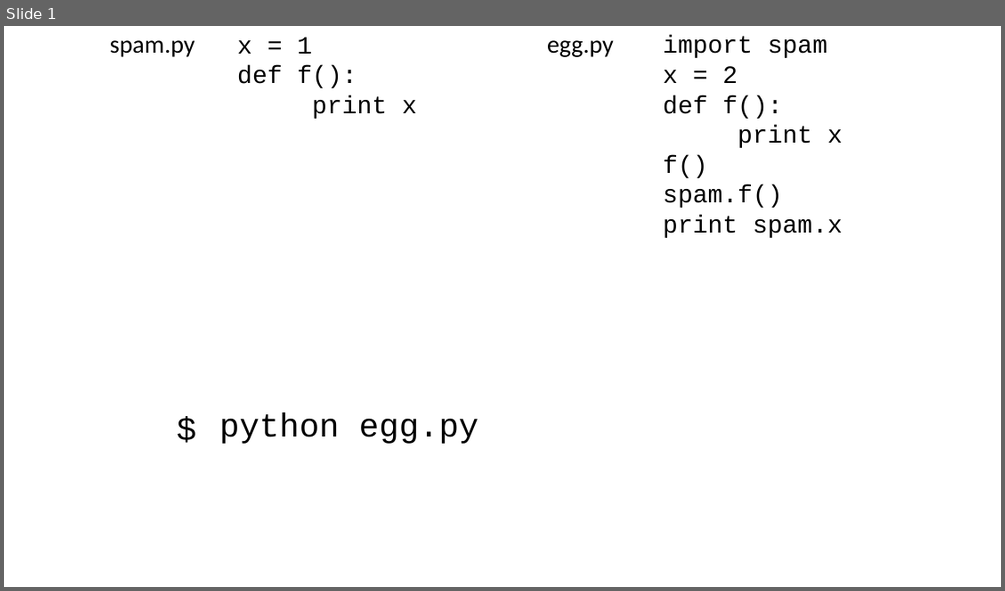
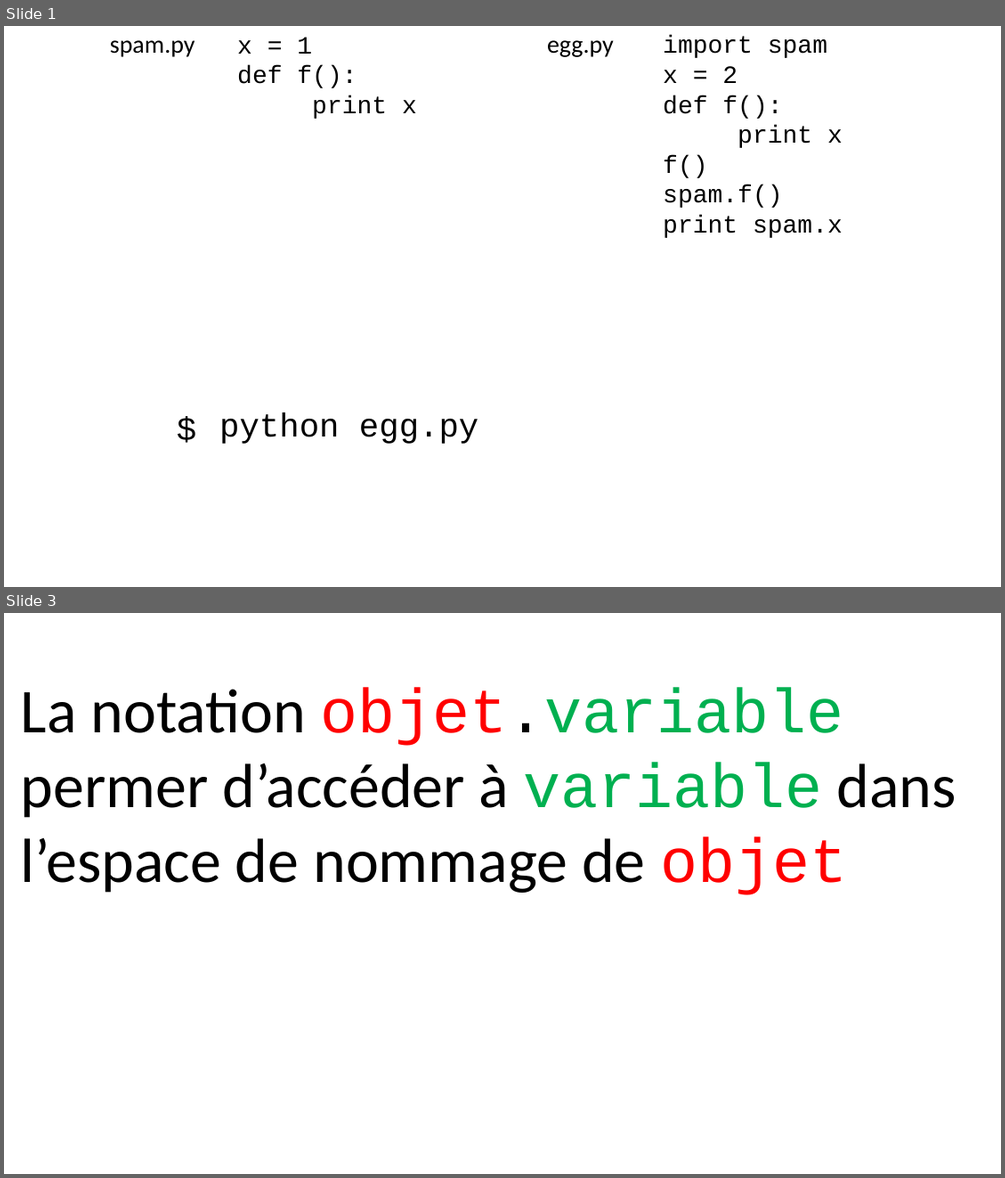
Before and after one commit to parmentelat/flotpython-archive, a slide deck: semaine5/CO12AL-W5-VIDEO01-SLIDE01.pptx. Shown one above the other, each under a label of ours: slide 1 before the commit, slides 1 and 3 after it; the slides between them are not shown. The pictures are 1005x591 and 1005x1178 pixels, drawn with LibreOffice and Linux fonts; fonts in the diff are those of the drawing. Boxes give left, top, right and bottom in pixels: in the first picture for what was removed or moved away, otherwise in the second. Text is boxed around its words. In the diff, an @@ line names an element or a change of style, - is before the commit and + after.

```diff
--- a/semaine5/CO12AL-W5-VIDEO01-SLIDE01.pptx
+++ b/semaine5/CO12AL-W5-VIDEO01-SLIDE01.pptx
@@ slide 3 added at (4,613,1001,1174), background #FFFFFF @@
@@ text added at (21,687,955,895), 60 pt, text #000000 @@
+La notation objet.variable permer d’accéder à variable dans l’espace de nommage de objet
```
Also in this commit, not shown: 1 slide changed, 17 other files.
